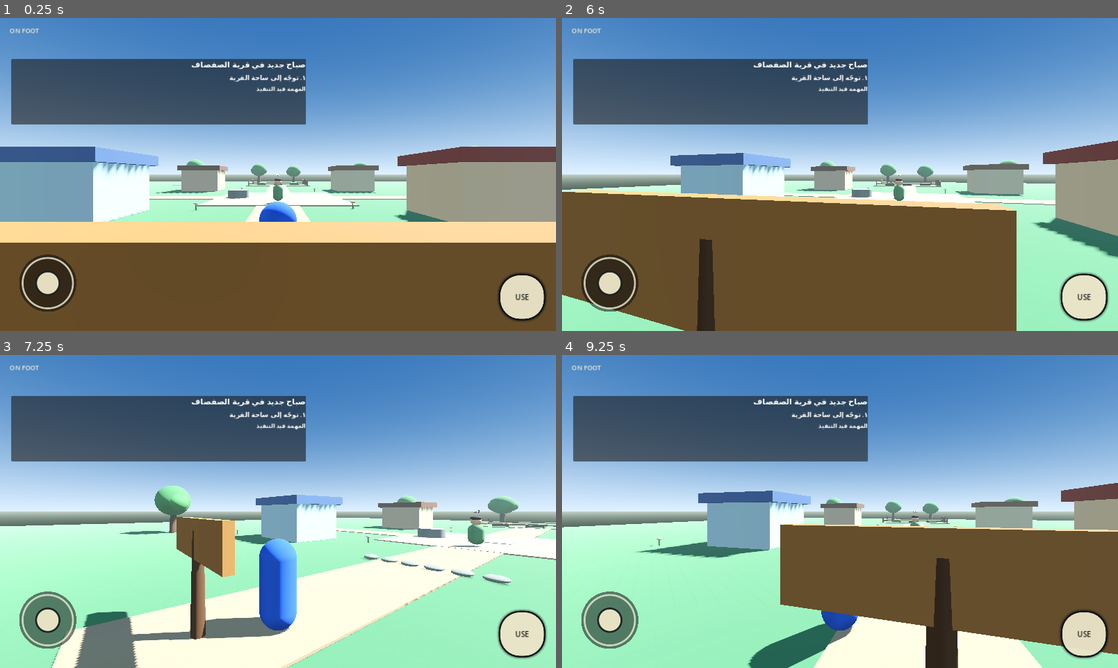
Above: before the commit, frames 1-4 (two rows, left to right).
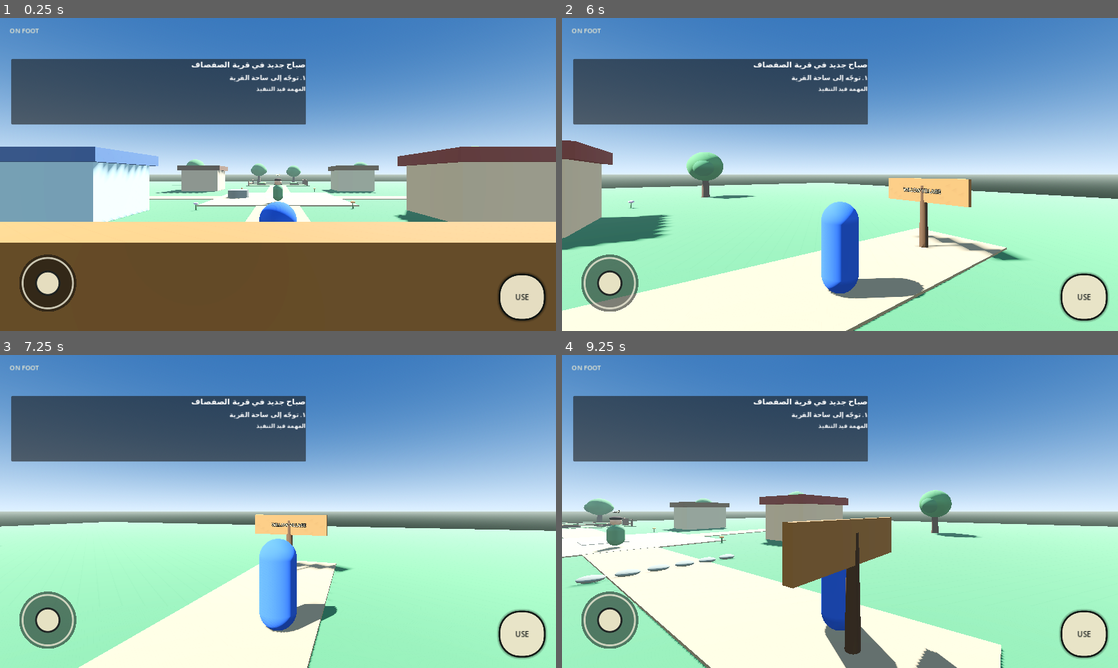
Above: after the commit, the same moments.

Repository: dzdfast-art/GTA-GHIBLI
Game: Godot game, scene res://main.tscn
The game is run twice, just before and just after one commit, with the same random seed, the same clock (stepped at 60 frames per second) and the same inputs.
Inputs (mouse positions are in pixels of both pictures, inside the frame that each line leads up to):
- Up to frame 1 (0.25 s): no input
- Up to frame 2 (6 s): click "USE" at 0.5 s; tap Enter at 1.25, 4.25 s; move the mouse to (962, 158) at 1.27 s; hold Right (ui_right) 1.28-2 s; tap E (interact) every 1.5 s from 1.35 to 5.85 s; click (962, 158) at 1.42 s; drag from (728, 190) to (812, 237) at 2.02 s; tap Space at 2.75, 5.75 s; move the mouse to (895, 105) at 2.77 s; hold Right (ui_right) 2.78-3.5 s; drag from (812, 237) to (673, 127) at 3.52 s; move the mouse to (1006, 221) at 4.27 s; hold Left (ui_left) 4.28-5 s; drag from (673, 127) to (756, 96) at 5.02 s; move the mouse to (867, 174) at 5.77 s; hold Down (ui_down) from 5.78 s (still down); click (867, 174) at 5.92 s
- Up to frame 3 (7.25 s): release Down (ui_down) at 6.5 s; drag from (194, 433) to (166, 527) at 6.52 s
- Up to frame 4 (9.25 s): tap Enter at 7.25 s; move the mouse to (962, 495) at 7.27 s; hold Up (ui_up) 7.28-8 s; tap E (interact) at 7.35, 8.85 s; drag from (728, 527) to (812, 574) at 8.02 s; tap Space at 8.75 s; move the mouse to (895, 442) at 8.77 s; hold Down (ui_down) from 8.78 s (still down)

The runs differ from the first frame. In frame 1, less than 0.1% of the frame differs, in the area x 25-26%, y 61-62%; in frame 2, 45%, in the area x 0-100%, y 39-100%; in frame 3, 20%; in frame 4, 38%.

Commit message:
Keep camera yaw independent from player turning

Diff:
--- a/scripts/camera/third_person_camera.gd
+++ b/scripts/camera/third_person_camera.gd
@@ -1,7 +1,8 @@
 extends Node3D
 
 ## Touch-drag camera for the right side of the screen.
-## SpringArm3D keeps the camera from passing through nearby world geometry.
+## The pivot follows the player position, but its world yaw stays independent
+## from the player's facing direction so walking forward cannot orbit the camera.
 
 @export_range(0.001, 0.03, 0.001) var look_sensitivity: float = 0.006
 @export_range(10.0, 85.0, 1.0) var look_down_limit_degrees: float = 55.0
@@ -9,9 +10,15 @@
 
 var _active_touch_index: int = -1
 var _mouse_look_active: bool = false
+var _camera_yaw: float = 0.0
+var _camera_pitch: float = 0.0
 
 
 func _ready() -> void:
+	_camera_yaw = global_rotation.y
+	_camera_pitch = global_rotation.x
+	_apply_camera_rotation()
+
 	var spring_arm: SpringArm3D = $SpringArm3D
 	var followed_body: Node = get_parent()
 	if followed_body is CollisionObject3D:
@@ -40,9 +47,16 @@
 
 
 func _apply_look(pointer_delta: Vector2) -> void:
-	rotation.y -= pointer_delta.x * look_sensitivity
-	rotation.x = clampf(
-		rotation.x - pointer_delta.y * look_sensitivity,
+	_camera_yaw -= pointer_delta.x * look_sensitivity
+	_camera_pitch = clampf(
+		_camera_pitch - pointer_delta.y * look_sensitivity,
 		-deg_to_rad(look_down_limit_degrees),
 		deg_to_rad(look_up_limit_degrees)
 	)
+	_apply_camera_rotation()
+
+
+func _apply_camera_rotation() -> void:
+	# Set world rotation explicitly: rotating the player body must not rotate
+	# the camera's viewing direction as a side effect.
+	global_rotation = Vector3(_camera_pitch, _camera_yaw, 0.0)
